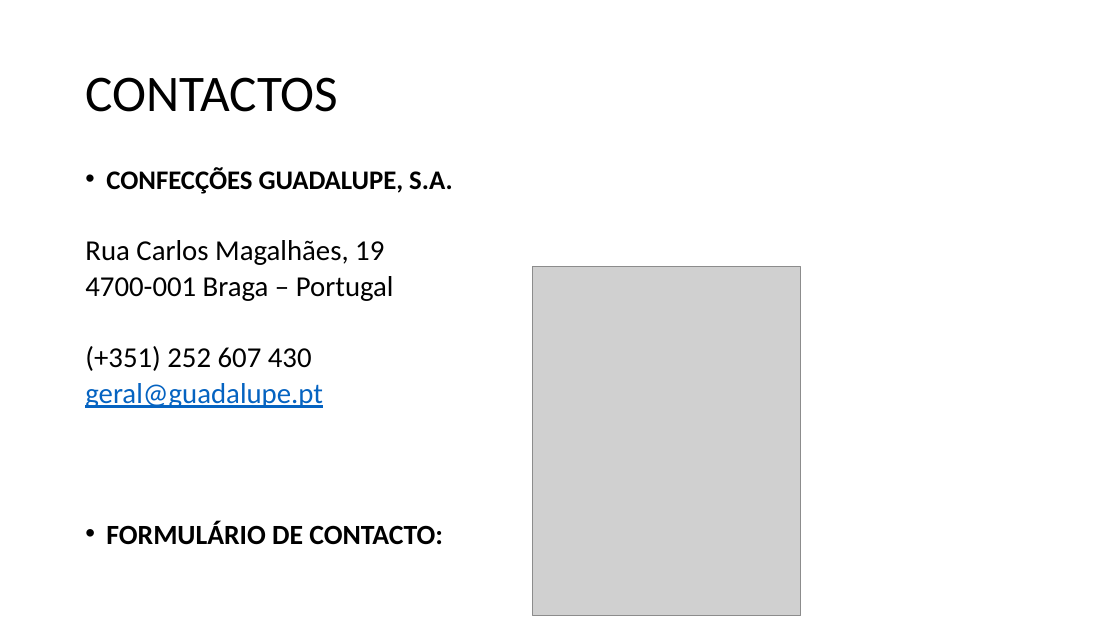
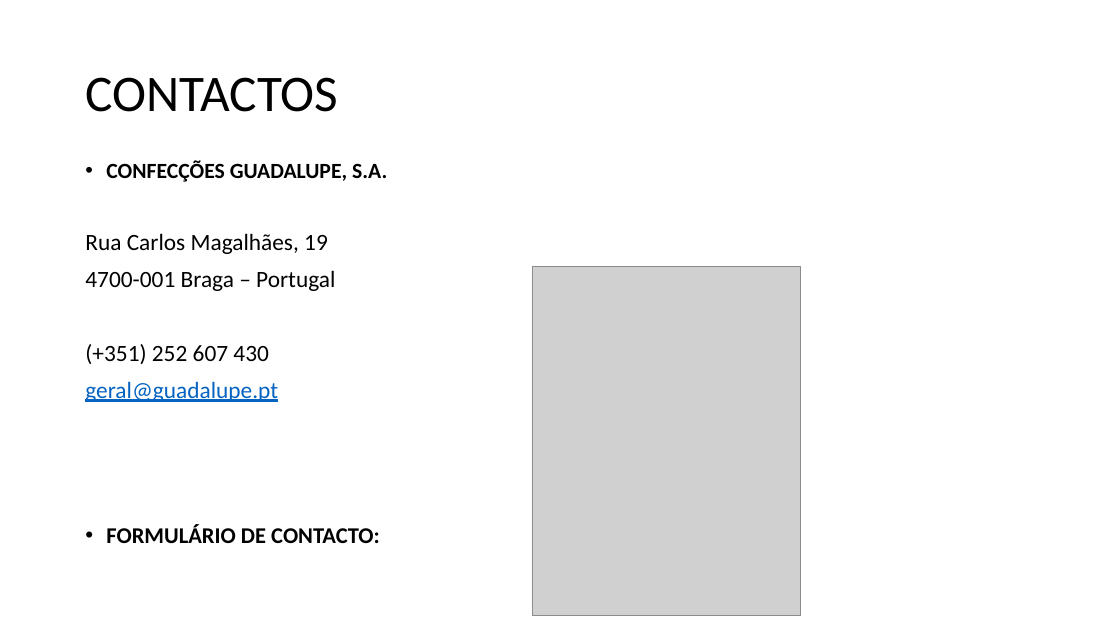
Before and after one commit to danielcortezbarros/guadalupe, a slide deck: slide 6 of website Guadalupe _Mar25.pptx. Drawn at 1120x630 pixels with LibreOffice and Linux fonts; fonts in the diff are those of the drawing; grey boxes stand for pictures. Boxes give left, top, right and bottom in pixels: in the first picture for what was removed or moved away, otherwise in the second. Text is boxed around its words. In the diff, an @@ line names an element or a change of style, - is before the commit and + after.

```diff
--- a/website Guadalupe _Mar25.pptx
+++ b/website Guadalupe _Mar25.pptx
@@ text "CONFECÇÕES GUADALUPE, S.A.": place and size @@
-text "CONFECÇÕES GUADALUPE, S.A." at (85,167,452,545)
+text "CONFECÇÕES GUADALUPE, S.A." at (85,160,387,543)
@@ text "CONFECÇÕES GUADALUPE, S.A." at (85,160,387,543): size 22.9 to 18.6 pt in "CONFECÇÕES GUADALUPE, S.A."; size 24.6 to 20 pt in "Rua Carlos Magalhães, 19", "4700-001 Braga – Portugal", "(+351) 252 607 430", "geral@guadalupe.pt"; size 23.8 to 19.3 pt in "FORMULÁRIO DE CONTACTO:"; line spacing 0.7 to 0.9 @@
```
Also in this commit, not shown: 3 other slides changed, 33 other files.
